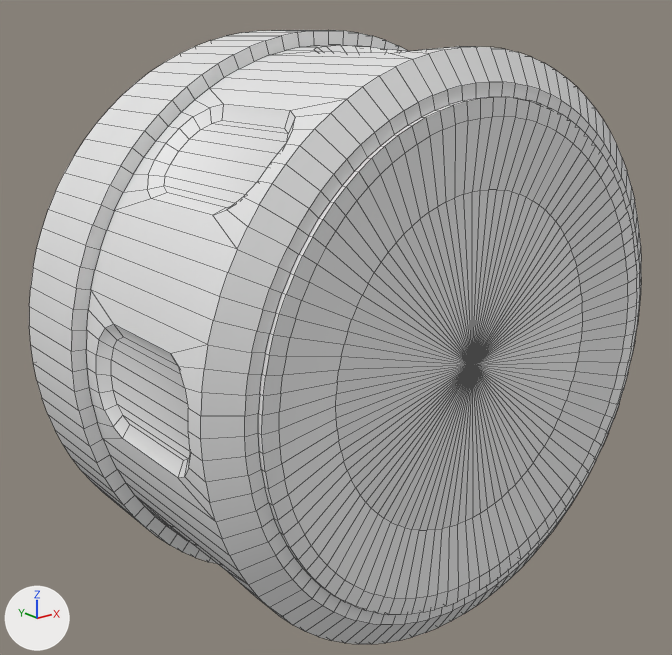
One commit to the FBX model GravityBlast/Assets/Art/Player/Deliverance/Weapon_Deliverance_AmmoDrum.fbx: the scene before it, then after it.
One viewpoint serves both versions: a 50 mm camera at (-0.315, -0.377, 0.151) aimed at (-0.009, 0.004, -0.002). Every picture has the same lights, and +X, +Y and +Z are marked at lower left. Mesh edges are drawn as thin lines.

Names of what the first picture shows: 'GatlingRifle_EnergyCell.005'.
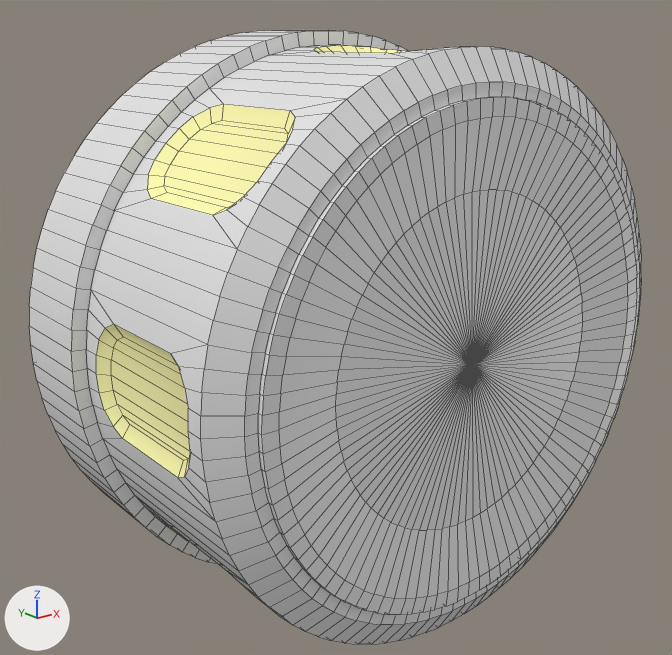
Boxes (x1, y1, x2, y2) around the edits, measured in the pictures (672 x 655 px):
'GatlingRifle_EnergyCell.005', recoloured (white to beige): (94, 43, 408, 480) in both

The change in detail:
Material 'Deliverance_Emit' (mat_deliverance_emit) changes colour from white #e7e7e7 to beige #fffcb3; in linear values from (0.8, 0.8, 0.8) to (1.0, 0.974, 0.449).
